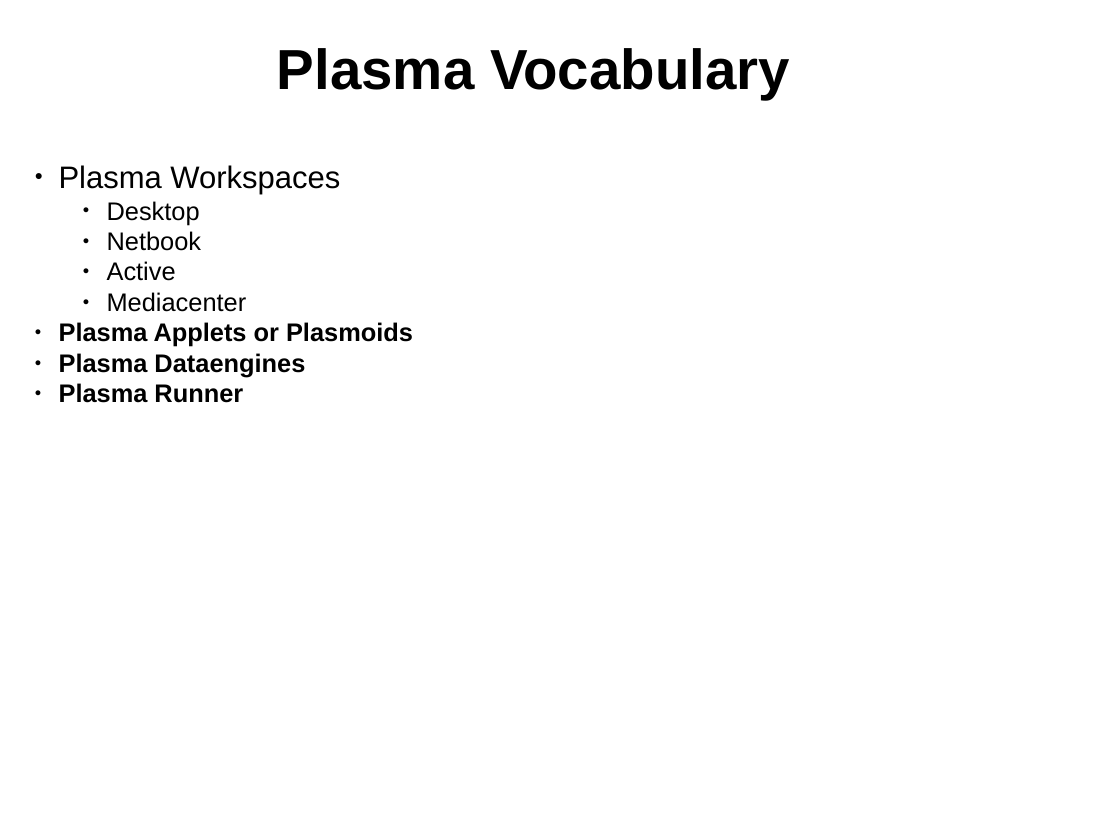
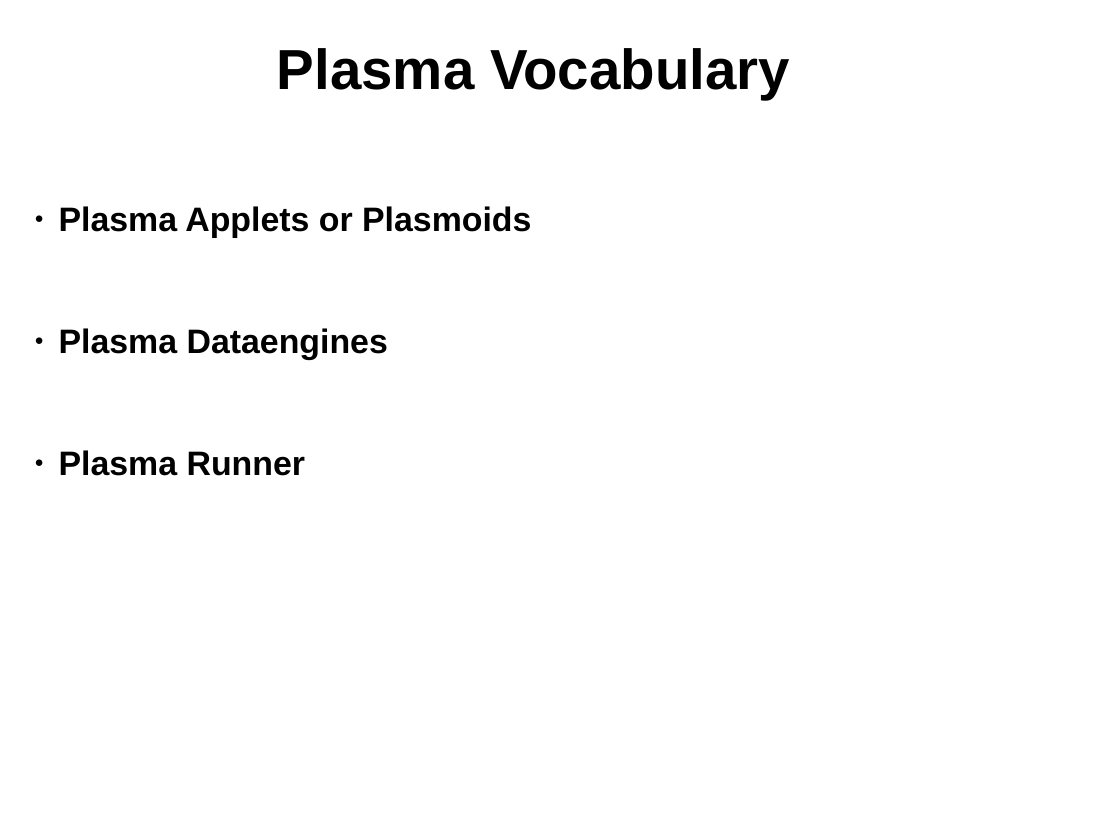
Before and after one commit to gtsiap/presenations, a slide deck: slide 2 of openSUSE gr Summer Camp 2012/plasmate.odp. Drawn at 1120x840 pixels with LibreOffice and Linux fonts; fonts in the diff are those of the drawing; background and template pictures are left out. Boxes give left, top, right and bottom in pixels: in the first picture for what was removed or moved away, otherwise in the second. Text is boxed around its words. In the diff, an @@ line names an element or a change of style, - is before the commit and + after.

```diff
--- a/openSUSE gr Summer Camp 2012/plasmate.odp
+++ b/openSUSE gr Summer Camp 2012/plasmate.odp
@@ text "Plasma Applets or Plasmoids" at <box>59,206,531,476</box>: size 18 to 24 pt @@
@@ text at <box>59,165,340,312</box>: paragraphs removed @@
-● Plasma Workspaces
-    ● Desktop
-    ● Netbook
-    ● Active
-    ● Mediacenter
```
Also in this commit, not shown: 14 other slides changed.
